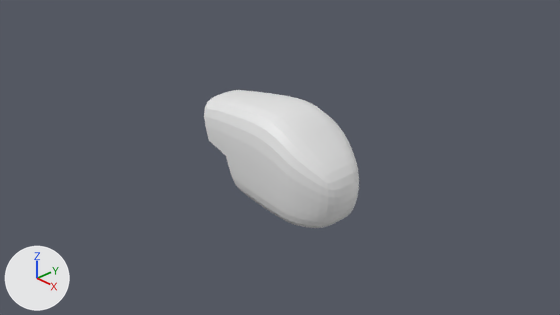
One commit to the Blender file external/blender/helicopter1.blend: the scene before it, then after it.
Camera for both pictures: the file's camera 'Camera'. Every picture has the same lights, and +X, +Y and +Z are marked at lower left.

In view in the first picture: 'HeliMainBody'.
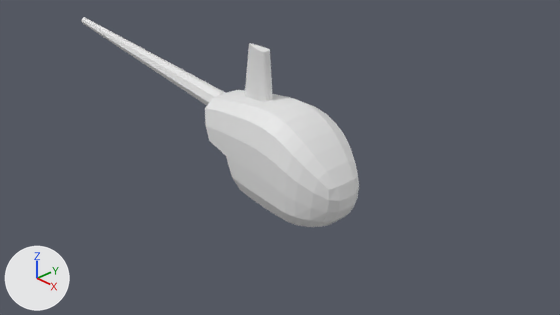
Scene script edits in JSON lines:
```json
{"op": "add", "block": "me_cube_010", "code": ["me_cube_010 = bpy.data.meshes.new('Cube.010')", "me_cube_010.from_pydata(...)  # 40 vertices, 38 faces; spans x -0.75..-0.164, y -0.092..0.092, z 0.656..1.511"]}
{"op": "add", "block": "me_cylinder", "code": ["me_cylinder = bpy.data.meshes.new('Cylinder')", "me_cylinder.from_pydata([(-5.24, 0.06, 0.85), (-1.29, 0.17, 0.41), (-5.24, 0.04, 0.81), (-1.3, 0.12, 0.29), (-5.24, 0.0, 0.8), (-1.31, 0.0, 0.24), (-5.24, -0.04, 0.81), (-1.3, -0.12, 0.29), (-5.24, -0.06, 0.85), (-1.29, -0.17, 0.41), (-5.24, -0.04, 0.89), (-1.28, -0.12, 0.52), (-5.23, 0.0, 0.91), (-1.28, 0.0, 0.57), (-5.24, 0.04, 0.89), (-1.28, 0.12, 0.52)], [], [(0, 1, 3, 2), (2, 3, 5, 4), (4, 5, 7, 6), (6, 7, 9, 8), (8, 9, 11, 10), (10, 11, 13, 12), (3, 1, 15, 13, 11, 9, 7, 5), (12, 13, 15, 14), (14, 15, 1, 0), (0, 2, 4, 6, 8, 10, 12, 14)])"]}
{"block": "ob_helimainbody", "where": "_m = ob_helimainbody.modifiers.new('Subdivision', 'SUBSURF')"}
{"op": "add", "block": "ob_helimainbody", "code": "_m.render_levels = 1"}
{"op": "add", "block": "ob_cube_007", "code": ["ob_cube_007 = bpy.data.objects.new('Cube.007', me_cube_010)", "ob_cube_007.location = (0.0, 0.0, 0.0)", "_m = ob_cube_007.modifiers.new('Subdivision', 'SUBSURF')"]}
{"op": "add", "block": "ob_helitail", "code": ["ob_helitail = bpy.data.objects.new('HeliTail', me_cylinder)", "ob_helitail.location = (0.0, 0.0, 0.0)"]}
```

Boxes (x1, y1, x2, y2) around the edits, measured in the pictures (560 x 315 px):
```json
{"object": "HeliMainBody", "change": "modifiers changed", "before": [204, 90, 359, 228], "after": [205, 90, 359, 227]}
{"object": "HeliTail", "change": "added", "after": [81, 18, 226, 105]}
{"object": "Cube.007", "change": "added", "after": [245, 43, 273, 102]}
```
